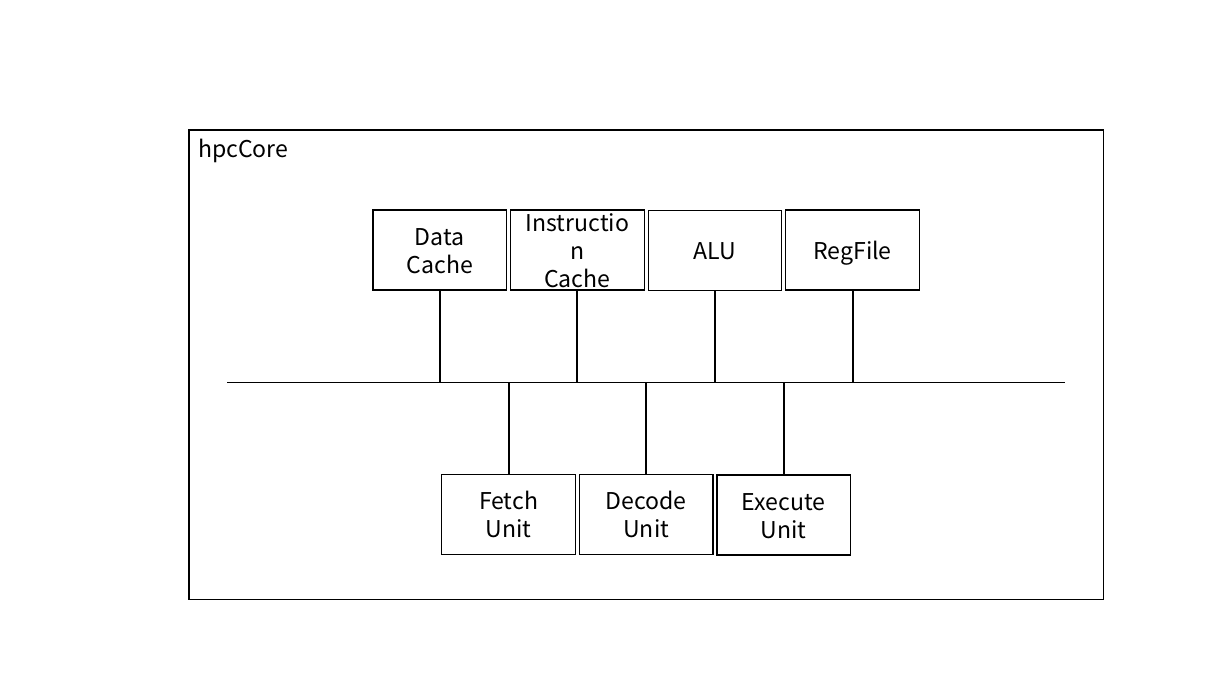
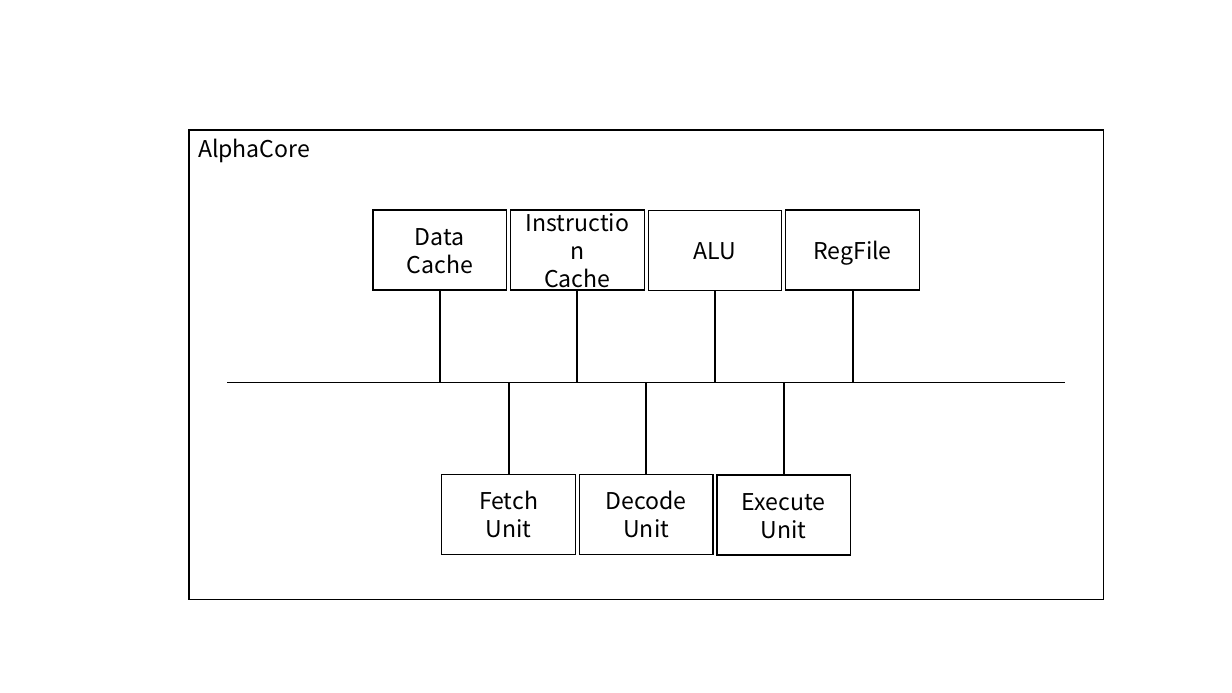
Before and after one commit to lunar456th/HybridCore, a slide deck: slide 1 of Internal Diagram.pptx. Drawn at 1232x693 pixels with LibreOffice and Linux fonts; fonts in the diff are those of the drawing. Boxes give left, top, right and bottom in pixels: in the first picture for what was removed or moved away, otherwise in the second. Text is boxed around its words. In the diff, an @@ line names an element or a change of style, - is before the commit and + after.

```diff
--- a/Internal Diagram.pptx
+++ b/Internal Diagram.pptx
@@ text in rectangle at <box>198,138,310,163</box>: text changed @@
-hpcCore
+AlphaCore
```
Also in this commit, not shown: 43 other files.
